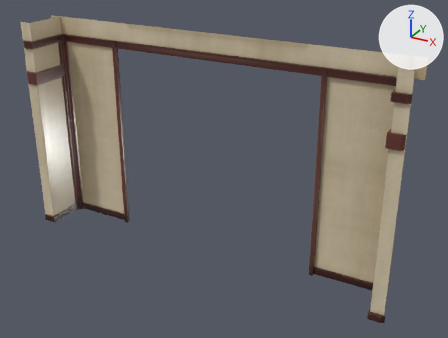
Renders of the FBX model Assets/04.Graphics/Environment/BoardGameRoom/12.TraditionalKoreanHouse/Models/Baked/TraditionalKoreanHouse_DoorWall.fbx from each side of a commit.
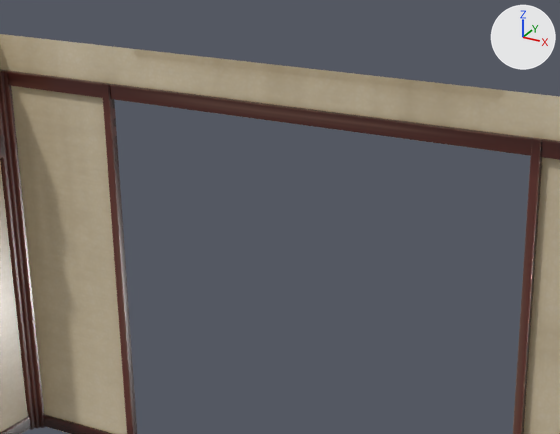
There are two pictures of each version: one whole from a 50 mm lens placed at (3.67, -3.86, 4.34), pointed at (0.28, 2.3, 1.26), one close up on the part from 14% to 75% of the width and 0% to 63% of the height. The lights are fixed; the arrows at upper right show +X, +Y and +Z. The first two pictures are the older version. Where no turn or scale is listed for an object, it has been applied to the vertices.

In view in the first close-up: 'TraditionalKoreanHouse_DoorWall'.
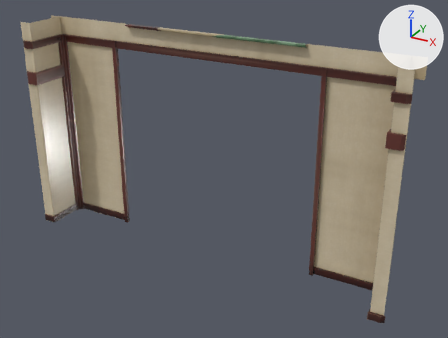
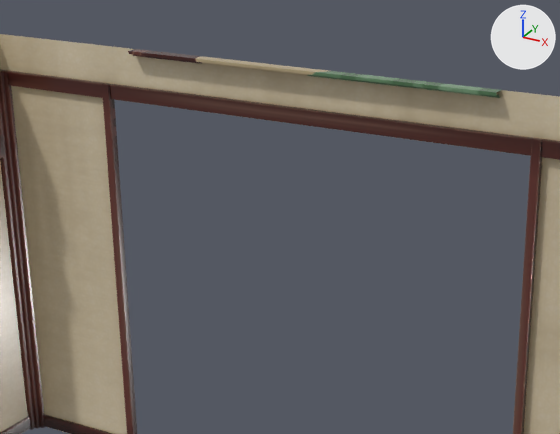
Boxes [x1, y1, x2, y2] around the edits, measured in the close-ups (560 x 434 px):
part 1 of me_mesh, added
    after: [128, 49, 501, 98]

Diff of the bpy script that builds the scene:
```diff
--- a/Assets/04.Graphics/Environment/BoardGameRoom/12.TraditionalKoreanHouse/Models/Baked/TraditionalKoreanHouse_DoorWall.fbx.py
+++ b/Assets/04.Graphics/Environment/BoardGameRoom/12.TraditionalKoreanHouse/Models/Baked/TraditionalKoreanHouse_DoorWall.fbx.py
@@ img_traditionalkoreanhouse_wallc_albedo_png @@
+img_traditionalkoreanhouse_wallc_albedo_png = load_image('TraditionalKoreanHouse_WallC_Albedo.png', '../../Textures/TraditionalKoreanHouse_WallC_Albedo.png', 2048, 2048, 'sRGB')
@@ mat_traditionalkoreanhouse_wallc_mt @@
+mat_traditionalkoreanhouse_wallc_mt = principled_material('TraditionalKoreanHouse_WallC_mt')
+mat_traditionalkoreanhouse_wallc_mt.texture = img_traditionalkoreanhouse_wallc_albedo_png
+mat_traditionalkoreanhouse_wallc_mt.roughness = 0.2
@@ me_mesh @@
 # used by ob_traditionalkoreanhouse_doorwall; location = (0.007, 2.231, 1.424)
 # verts and faces of me_mesh; kept vertices keep their numbers, new ones are numbered from 729
-me_mesh.from_pydata(...)  # 729 vertices, 592 faces; spans x -2.51..2.51, y -0.32..0.32, z -1.44..1.44
+me_mesh.from_pydata(...)  # 741 vertices, 597 faces; spans x -2.51..2.51, y -0.32..0.32, z -1.44..1.44
+# me_mesh part 1
+verts[729] = (-1.21, 0.27, 1.44)  # pixel (135, 49)
+verts[730] = (-1.21, 0.27, 1.4)
+verts[731] = (-1.21, 0.24, 1.4)  # pixel (132, 55)
+verts[732] = (-1.21, 0.24, 1.42)
+verts[733] = (-1.21, 0.2, 1.44)  # pixel (128, 51)
+verts[734] = (-1.21, 0.2, 1.42)  # pixel (128, 54)
+for new, old in zip([*range(735, 741)], [*range(729, 735)]): verts[new] = verts[old] + (2.41, 0.0, 0.0)
+faces += [(729, 733, 739, 735), (733, 734, 740, 739), (732, 738, 740, 734), (731, 737, 738, 732), (730, 736, 737, 731)]  # mat_traditionalkoreanhouse_wallc_mt (picture img_traditionalkoreanhouse_wallc_albedo_png)
 me_mesh.materials.append(mat_traditionalkoreanhouse_doorwall_mt)
+me_mesh.materials.append(mat_traditionalkoreanhouse_wallc_mt)  # picture img_traditionalkoreanhouse_wallc_albedo_png
```
